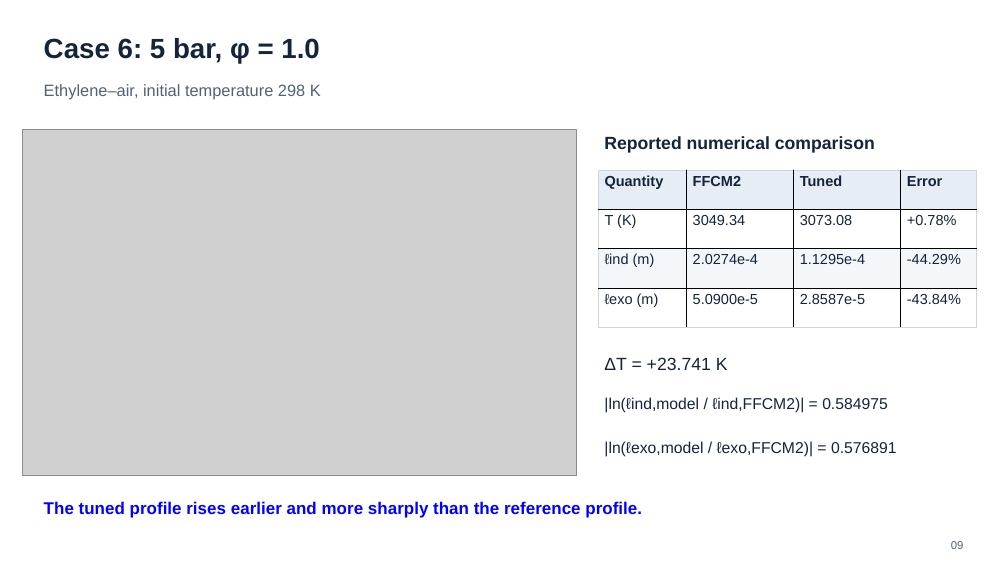
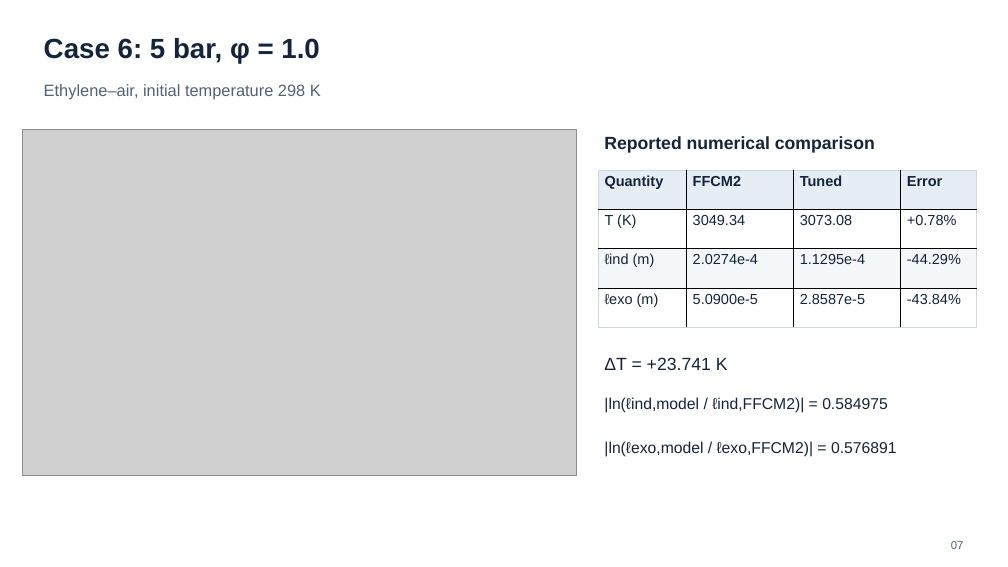
Before and after one commit to Boyuan-Yu-01/kinetic-model-tuning, a slide deck: slide 7 of example/ethylene_ZND/validate/znd_validation_12_cases.pptx (slide 9 before the commit). Drawn at 1008x567 pixels with LibreOffice and Linux fonts; fonts in the diff are those of the drawing; grey boxes stand for pictures. Boxes give left, top, right and bottom in pixels: in the first picture for what was removed or moved away, otherwise in the second. Text is boxed around its words. In the diff, an @@ line names an element or a change of style, - is before the commit and + after.

```diff
--- a/example/ethylene_ZND/validate/znd_validation_12_cases.pptx
+++ b/example/ethylene_ZND/validate/znd_validation_12_cases.pptx
@@ text removed at bbox=[44, 501, 642, 518] @@
-The tuned profile rises earlier and more sharply than the reference profile.
@@ text at bbox=[951, 541, 964, 549]: text changed @@
-09
+07
```
Also in this commit, not shown: 12 other slides changed, 3 slides removed, 1 other file.
